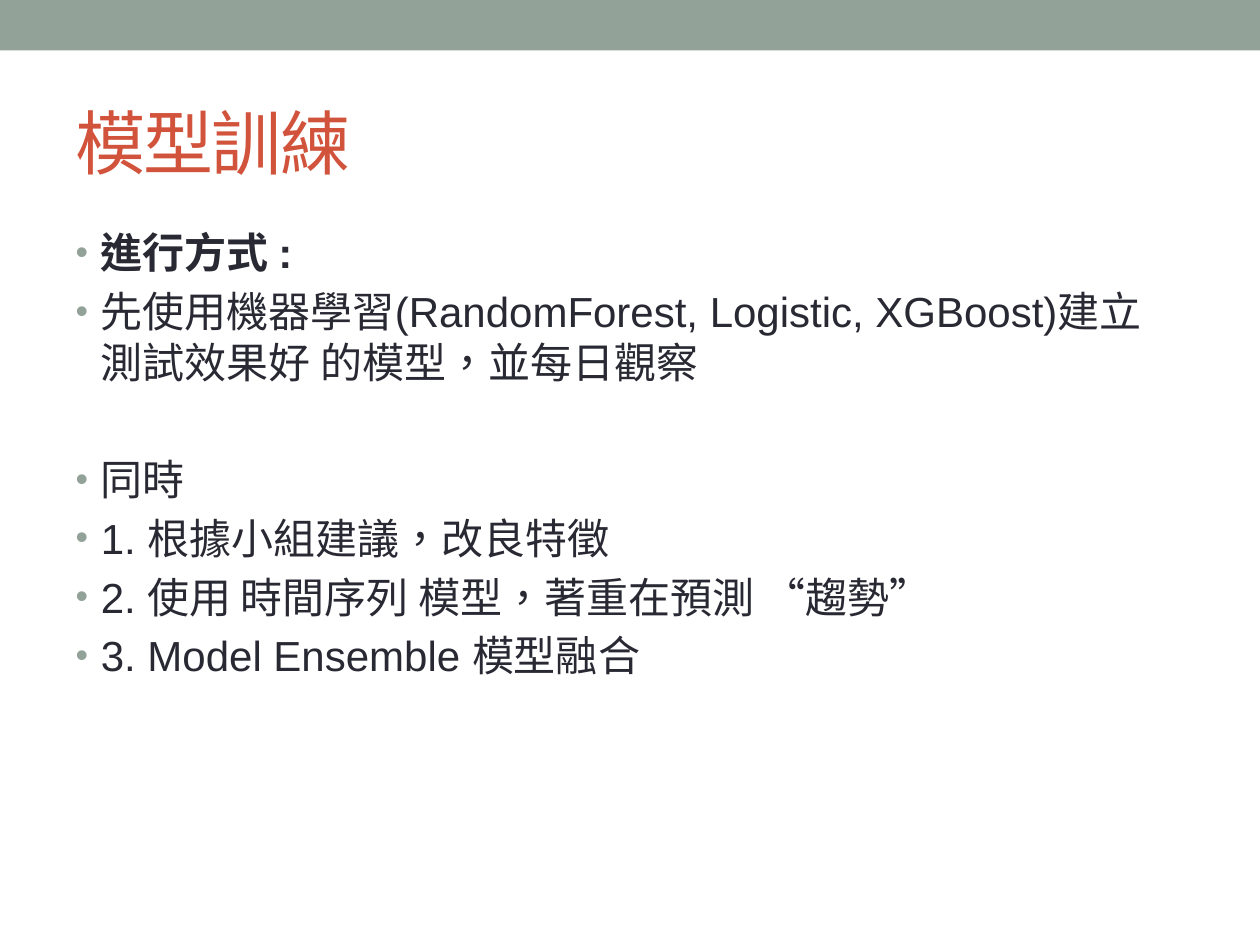
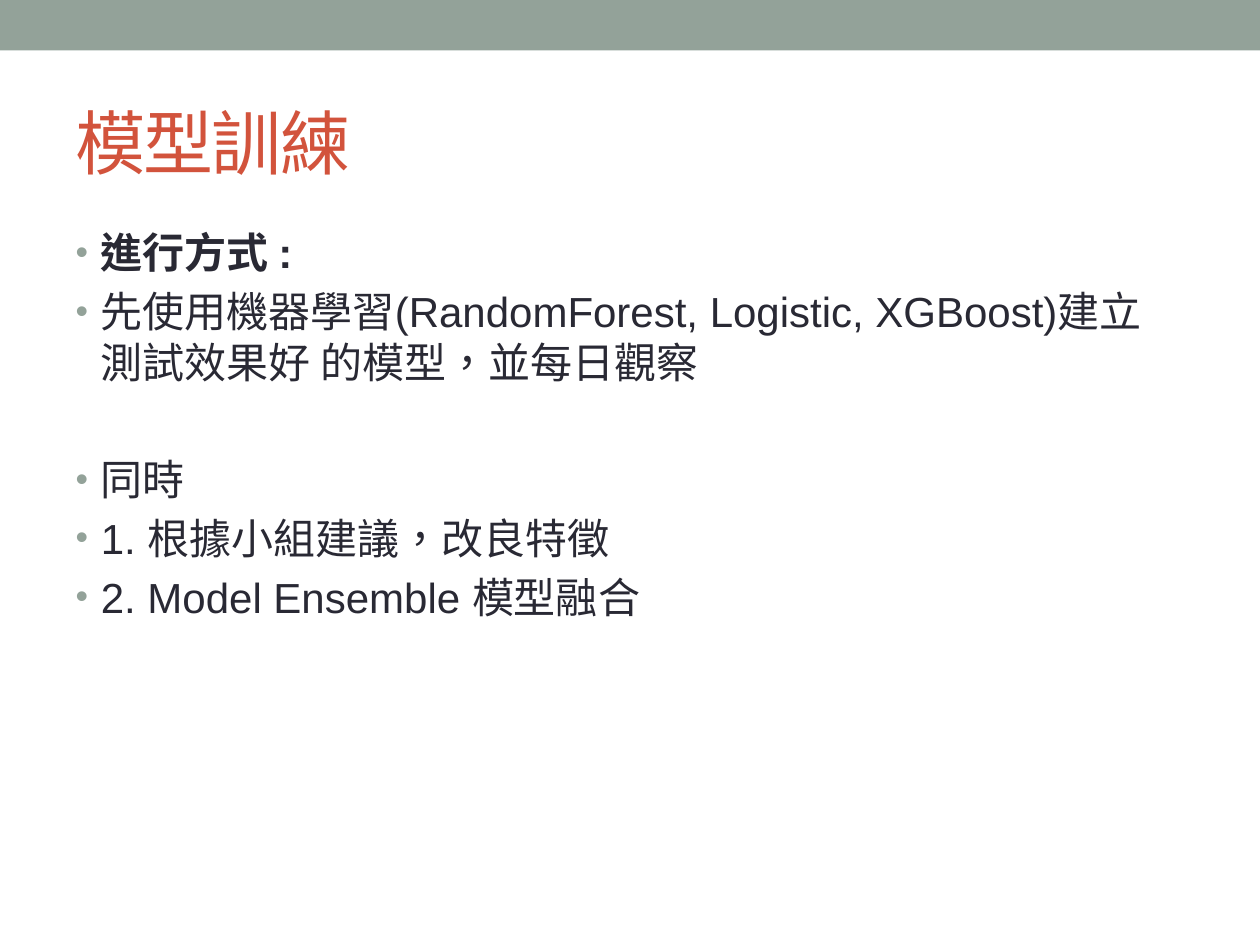
Before and after one commit to TengWeiHsu/2017ML_HW, a slide deck: slide 5 of Report_TingWei.pptx. Drawn at 1260x945 pixels with LibreOffice and Linux fonts; fonts in the diff are those of the drawing. Boxes give left, top, right and bottom in pixels: in the first picture for what was removed or moved away, otherwise in the second. Text is boxed around its words. In the diff, an @@ line names an element or a change of style, - is before the commit and + after.

```diff
--- a/Report_TingWei.pptx
+++ b/Report_TingWei.pptx
@@ text at [101, 577, 640, 617]: text changed @@
-• 2. 使用 時間序列 模型，著重在預測 “趨勢”
-• 3. Model Ensemble 模型融合
+• 2. Model Ensemble 模型融合
```
Also in this commit, not shown: 2 other slides changed.
